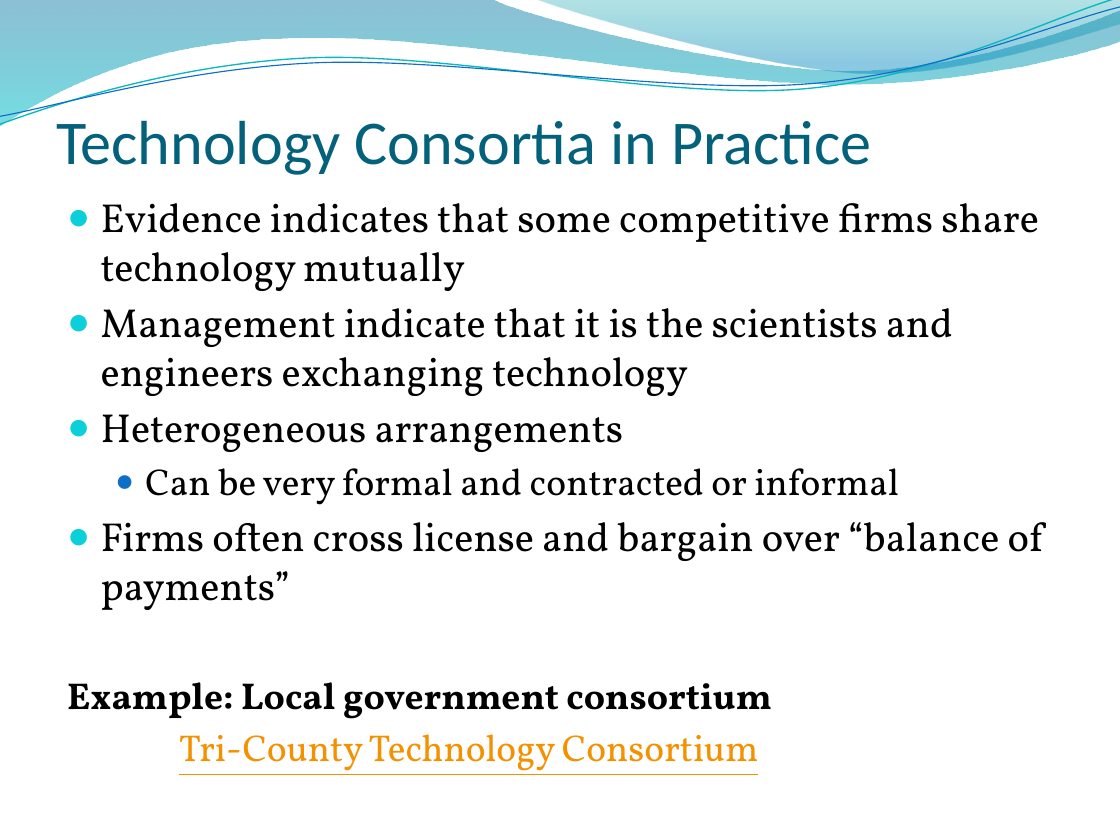
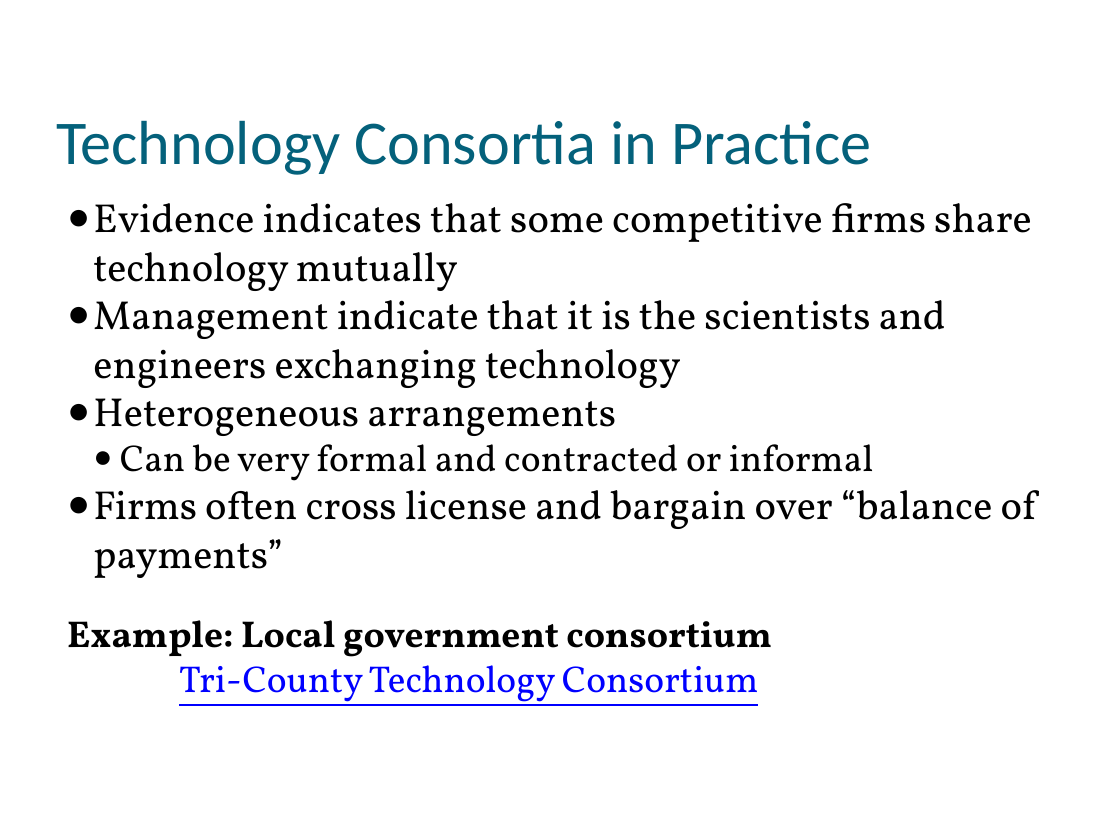
Before and after one commit to muff1nman/ClassNotes, a slide deck: slide 4 of Econ/PPT/S13_Lecture_14.pptx. Drawn at 1120x840 pixels with LibreOffice and Linux fonts; fonts in the diff are those of the drawing; background and template pictures are left out. Boxes give left, top, right and bottom in pixels: in the first picture for what was removed or moved away, otherwise in the second. Text is boxed around its words. In the diff, an @@ line names an element or a change of style, - is before the commit and + after.

```diff
--- a/Econ/PPT/S13_Lecture_14.pptx
+++ b/Econ/PPT/S13_Lecture_14.pptx
@@ freeform shape removed at box(0, 0, 1120, 127) @@
@@ freeform shape removed at box(0, 0, 1120, 131) @@
@@ freeform shape removed at box(0, 7, 1120, 125) @@
@@ freeform shape removed at box(536, 0, 1120, 77) @@
@@ text "Evidence indicates that some competitive ..." at box(67, 203, 1036, 706): text colour #F49100 to #0000FF in "Tri-County Technology Consortium"; indent changed; less space between paragraphs @@
```
Also in this commit, not shown: 18 other slides changed, 3 other files.
